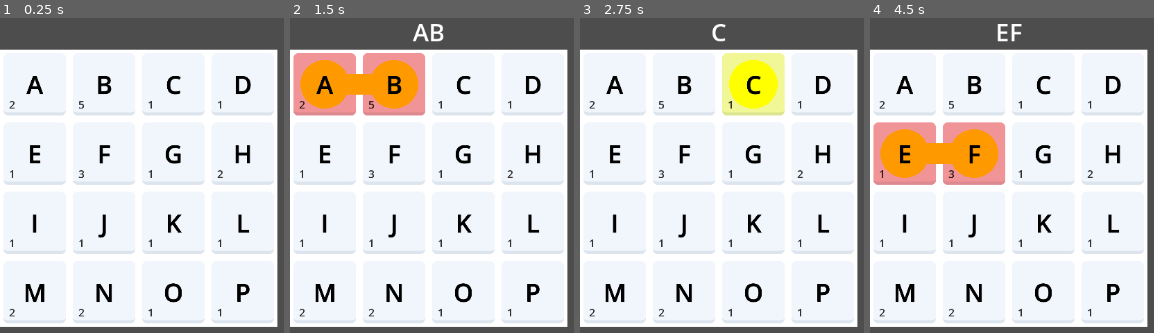
Above: before the commit, frames 1-4 (left to right).
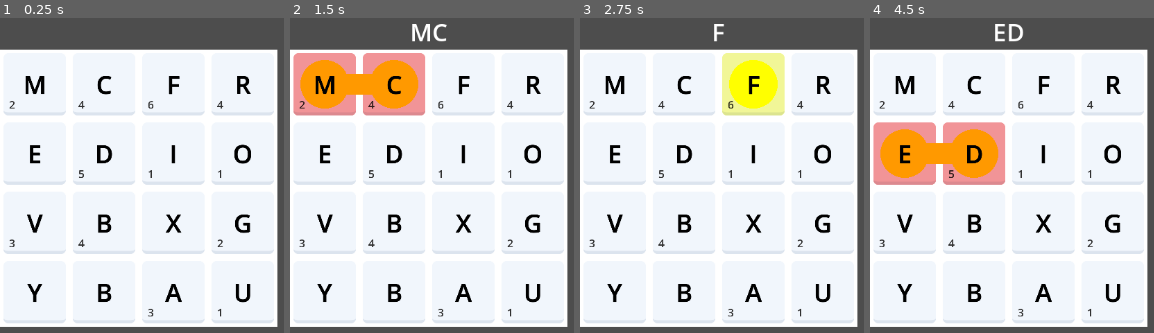
Above: after the commit, the same moments.

Repository: MarcoRizz/quadrati
Game: Godot game, scene res://scenes/main.tscn
The game is run twice, just before and just after one commit, with the same random seed, the same clock (stepped at 60 frames per second) and the same inputs.
Inputs (mouse positions are in pixels of both pictures, inside the frame that each line leads up to):
- Up to frame 1 (0.25 s): no input
- Up to frame 2 (1.5 s): tap Enter at 0.5 s; move the mouse to (324, 84) at 0.52 s; press the mouse at (324, 84) at 0.53 s; tap Space at 1.25 s; move the mouse to (395, 84) at 1.27 s; release the mouse at (395, 84) at 1.28 s; click (395, 84) at 1.35 s
- Up to frame 3 (2.75 s): move the mouse to (753, 84) at 2.02 s; press the mouse at (753, 84) at 2.03 s
- Up to frame 4 (4.5 s): tap Enter at 2.75 s; move the mouse to (1111, 84) at 2.77 s; release the mouse at (1111, 84) at 2.78 s; click (1111, 84) at 2.85 s; move the mouse to (904, 153) at 3.52 s; press the mouse at (904, 153) at 3.53 s; tap Space at 4.25 s; move the mouse to (975, 153) at 4.27 s; release the mouse at (975, 153) at 4.28 s; click (975, 153) at 4.35 s

The runs differ from the first frame. In frame 1, 3.8% of the frame differs, in the area x 3-89%, y 18-95%; in frame 2, 4.3%, in the area x 3-89%, y 1-95%; in frame 3, 3.9%; in frame 4, 4.1%.

Commit message:
lettura nuovo json
aggiornato passingWords  e startingWorlds

Diff:
--- a/daily_map.json
+++ /dev/null
@@ -1,44 +0,0 @@
-{
-  "today": {
-	"grid": [
-	  ["A", "B", "C", "D"],
-	  ["E", "F", "G", "H"],
-	  ["I", "J", "K", "L"],
-	  ["M", "N", "O", "P"]
-	],
-	"grid_links" : [
-		[[0, 4],[0, 1, 2, 3, 4], [0], [3]],
-		[[0],[0, 1, 2], [0], [2, 3]],
-		[[4],[4], [0], [1]],
-		[[3, 4],[0, 4], [0], [1]]
-	],
-	"words": [
-	  "stocazzo",
-	  "pippo",
-	  "giovanni",
-	  "francesco",
-	  "gianfrancesco"
-	]
-  },
-  "yesterday": {
-	"grid": [
-	  ["A", "B", "C", "D"],
-	  ["E", "F", "G", "H"],
-	  ["I", "J", "K", "L"],
-	  ["M", "N", "O", "P"]
-	],
-	"grid_links" : [
-		[[0, 4],[0, 1, 2, 3, 4], [0], [3]],
-		[[0],[0, 1, 2], [0], [2, 3]],
-		[[4],[4], [0], [1]],
-		[[3, 4],[0, 4], [0], [1]]
-	],
-	"words": [
-	  "stocazzo",
-	  "pippo",
-	  "giovanni",
-	  "francesco",
-	  "gianfrancesco"
-	]
-  }
-}
--- /dev/null
+++ b/quadrati#1.json
@@ -0,0 +1,411 @@
+{
+  "grid": [
+	[
+	  "M",
+	  "E",
+	  "V",
+	  "Y"
+	],
+	[
+	  "C",
+	  "D",
+	  "B",
+	  "B"
+	],
+	[
+	  "F",
+	  "I",
+	  "X",
+	  "A"
+	],
+	[
+	  "R",
+	  "O",
+	  "G",
+	  "U"
+	]
+  ],
+  "passingLinks": [
+	[
+	  [
+		24,
+		25,
+		26
+	  ],
+	  [
+		4,
+		7,
+		8,
+		11,
+		12,
+		13,
+		19,
+		24,
+		25,
+		26,
+		27,
+		28,
+		33,
+		34,
+		35
+	  ],
+	  [
+		33,
+		34,
+		35
+	  ],
+	  [
+		3
+	  ]
+	],
+	[
+	  [
+		7,
+		8,
+		9,
+		10,
+		12,
+		13,
+		33,
+		34
+	  ],
+	  [
+		4,
+		8,
+		11,
+		12,
+		13,
+		14,
+		15,
+		24,
+		25,
+		26,
+		27,
+		28,
+		35
+	  ],
+	  [
+		0,
+		3,
+		4,
+		5,
+		6,
+		7,
+		9,
+		11,
+		18,
+		19,
+		22
+	  ],
+	  [
+		0,
+		3,
+		11,
+		22
+	  ]
+	],
+	[
+	  [
+		12,
+		16,
+		17,
+		18,
+		19,
+		20,
+		21,
+		27,
+		29
+	  ],
+	  [
+		0,
+		1,
+		2,
+		4,
+		5,
+		6,
+		7,
+		8,
+		9,
+		10,
+		12,
+		13,
+		14,
+		15,
+		16,
+		18,
+		19,
+		20,
+		21,
+		22,
+		23,
+		24,
+		25,
+		26,
+		27,
+		28,
+		29,
+		30,
+		31,
+		32,
+		33,
+		34,
+		35
+	  ],
+	  [
+		32
+	  ],
+	  [
+		0,
+		1,
+		2,
+		3,
+		5,
+		9,
+		11,
+		14,
+		16,
+		17,
+		18,
+		22,
+		30
+	  ]
+	],
+	[
+	  [
+		2,
+		6,
+		10,
+		12,
+		15,
+		20,
+		21,
+		23,
+		28,
+		29,
+		30,
+		31,
+		32
+	  ],
+	  [
+		1,
+		2,
+		6,
+		10,
+		12,
+		15,
+		17,
+		18,
+		19,
+		20,
+		21,
+		23,
+		26,
+		27,
+		29,
+		31,
+		32,
+		34
+	  ],
+	  [
+		1,
+		2,
+		5,
+		14,
+		16,
+		17,
+		21,
+		22,
+		23,
+		30,
+		31
+	  ],
+	  [
+		32
+	  ]
+	]
+  ],
+  "startingLinks": [
+	[
+	  2,
+	  3
+	],
+	[
+	  2,
+	  3
+	],
+	[
+	  2,
+	  3
+	],
+	[
+	  1,
+	  2
+	],
+	[
+	  1,
+	  2
+	],
+	[
+	  1,
+	  2
+	],
+	[
+	  1,
+	  2
+	],
+	[
+	  1,
+	  0
+	],
+	[
+	  1,
+	  0
+	],
+	[
+	  1,
+	  0
+	],
+	[
+	  1,
+	  0
+	],
+	[
+	  1,
+	  1
+	],
+	[
+	  1,
+	  1
+	],
+	[
+	  1,
+	  1
+	],
+	[
+	  1,
+	  1
+	],
+	[
+	  1,
+	  1
+	],
+	[
+	  2,
+	  0
+	],
+	[
+	  2,
+	  0
+	],
+	[
+	  2,
+	  0
+	],
+	[
+	  2,
+	  0
+	],
+	[
+	  2,
+	  0
+	],
+	[
+	  2,
+	  0
+	],
+	[
+	  3,
+	  2
+	],
+	[
+	  3,
+	  2
+	],
+	[
+	  2,
+	  1
+	],
+	[
+	  0,
+	  0
+	],
+	[
+	  0,
+	  0
+	],
+	[
+	  3,
+	  1
+	],
+	[
+	  3,
+	  0
+	],
+	[
+	  3,
+	  0
+	],
+	[
+	  3,
+	  0
+	],
+	[
+	  3,
+	  0
+	],
+	[
+	  3,
+	  3
+	],
+	[
+	  0,
+	  2
+	],
+	[
+	  0,
+	  2
+	],
+	[
+	  0,
+	  2
+	]
+  ],
+  "words": [
+	"ABBI",
+	"AGIO",
+	"AGIRO",
+	"BABY",
+	"BIDE",
+	"BIGA",
+	"BIRO",
+	"CEBI",
+	"CEDI",
+	"CIBA",
+	"CIRO",
+	"DEBBA",
+	"DECIFRO",
+	"DICE",
+	"DIGA",
+	"DIRO",
+	"FIGA",
+	"FOGA",
+	"FOIBA",
+	"FOIBE",
+	"FORI",
+	"FRIGO",
+	"GABBI",
+	"GIRO",
+	"IDEM",
+	"MEDI",
+	"MEDIO",
+	"OFIDE",
+	"RIDE",
+	"RIFO",
+	"RIGA",
+	"RIGO",
+	"UXORI",
+	"VECI",
+	"VECIO",
+	"VEDI"
+  ]
+}
--- a/scripts/grid.gd
+++ b/scripts/grid.gd
@@ -37,29 +37,23 @@
 	pass
 
 func assegna_lettere(json_data) -> void:
+	var index = 0
+	for i_tile in json_data.startingLinks:
+		tiles[i_tile[0]][i_tile[1]].startingWords.append(json_data.words[index])
+		index += 1
 	for y in range(grid_size):
 		for x in range(grid_size):
 			#assegno le lettere
-			tiles[x][y].get_node("Lettera").text = json_data.today.grid[y][x]
-			for i_parola in json_data.today.grid_links[y][x]:
-				tiles[x][y].words_array.append(json_data.today.words[i_parola])
-			tiles[x][y].words_array_update()
+			tiles[x][y].get_node("Lettera").text = json_data.grid[x][y]
+			for i_parola in json_data.passingLinks[x][y]:
+				tiles[x][y].passingWords.append(json_data.words[i_parola])
+			tiles[x][y].number_update()
 
 func elaborate_tile_coordinate(grid_vector: Vector2) -> Vector2:
 	return Vector2((tile_size + tile_spacing) * (grid_vector.x + 1.0/2), (tile_size + tile_spacing) * (grid_vector.y + 1.0/2))
 
 func i_tile_from_attempt(i: int) -> Sprite2D:
 	return tiles[attempt.xy[i].x][attempt.xy[i].y]
-
-func _on_main_attempt_result(word_finded: bool, word: String) -> void:
-	if word_finded:
-		$Path.modulate = Color(0.6, 1, 0.6)
-	else:
-		$Path.modulate = Color(1, 0.6, 0.6)
-	attempt_result.emit(word_finded, word)
-	print(attempt)
-	ready_for_attempt = false
-	$Timer.start()
 
 func _on_tile_selection_attempt(recived_vector, selected, letter):
 	print("selection " + letter)
@@ -90,6 +84,16 @@
 		nuova_parola += each_letter
 	attempt_changed.emit(nuova_parola)
 
+func _on_main_attempt_result(word_finded: bool, word: String) -> void:
+	if word_finded:
+		$Path.modulate = Color(0.6, 1, 0.6)
+	else:
+		$Path.modulate = Color(1, 0.6, 0.6)
+	attempt_result.emit(word_finded, word)
+	print(attempt)
+	ready_for_attempt = false
+	$Timer.start()
+
 func _on_timer_timeout() -> void:
 	path.mod_clear_points()
 	attempt.letter.clear()
--- a/scripts/main.gd
+++ b/scripts/main.gd
@@ -2,25 +2,30 @@
 
 signal attempt_result(word_finded: bool, word: String)
 
+var remainingWords = [] #colleziono le parole non ancora trovate
+
 func _ready() -> void:
 	#leggo il file json di oggi
-	var file = "res://daily_map.json"
+	var file = "res://quadrati#1.json"
 	var json_as_text = FileAccess.get_file_as_string(file)
 	var json_as_dict = JSON.parse_string(json_as_text)
 
 	#controllo sulla corretta costruzione del file json_as_dict?
-	if not json_as_dict.has("today"):
+	if json_as_dict.has("grid") and json_as_dict.has("words") and json_as_dict.has("passingLinks") and json_as_dict.has("startingLinks"):
+		for i_parola in json_as_dict.words:
+			remainingWords.append(i_parola)
+		$Grid.assegna_lettere(json_as_dict)
+	else:
 		printerr("NO DATA")
 		push_error("NO DATA")
 		get_tree().quit()
-	else:
-		$Grid.assegna_lettere(json_as_dict)
 
 func _input(event: InputEvent) -> void:
 	if event.is_action_released("click"):
-		var word_finded = false
-		if len($Parola.text) > 3:
-			word_finded = randi_range(0, 1)
+		var word_guessed = $Parola.text
+		var word_finded = remainingWords.has(word_guessed)
+		if word_finded:
+			remainingWords.erase(word_guessed);
 		else:
 			print("Parola troppo corta") #todo: da inserire nei messaggi ingame
 		attempt_result.emit(word_finded, $Parola.text)
--- a/scripts/tile.gd
+++ b/scripts/tile.gd
@@ -10,7 +10,8 @@
 var selected: bool = false
 var look_forward = Vector2(0, 0)
 
-var words_array = [] #la uso per archiviare le parole che possono passare per la tile
+var passingWords = [] #archivio le parole che possono passare per la tile
+var startingWords = [] #archivio le parole che possono iniziare adlla tile
 var origin_modulate: Color = modulate
 
 @onready var grid = $"../.."
@@ -23,8 +24,13 @@
 func _process(delta: float) -> void:
 	pass
 
-func words_array_update() -> void:
-	$Numero.text = str(len(words_array))
+func number_update() -> void:
+	var new_number = len(startingWords);
+	$Numero.text = str(new_number)
+	if not new_number:
+		$Numero.hide()
+	if not len(passingWords):
+		modulate = Color(1, 1, 1, 0.4)
 
 func selection_ok() -> void:
 	selected = true
@@ -34,7 +40,6 @@
 	selected = false
 	look_forward = Vector2(0, 0)
 	modulate = origin_modulate
-	words_array_update()
 
 func _on_grid_attempt_result(word_finded: bool, word: String) -> void:
 	if selected:
@@ -42,11 +47,14 @@
 			modulate = Color(0.6, 1, 0.6)
 		else:
 			modulate = Color(1, 0.6, 0.6)
-	if words_array.has(word):
-		words_array.erase(word)
+	if passingWords.has(word):
+		passingWords.erase(word)
+	if startingWords.has(word):
+		startingWords.erase(word)
 
 func _on_grid_clear_grid() -> void:
 	remove_selection()
+	number_update()
 
 func _on_grid_show_number(to_show: bool) -> void:
 	if to_show:
